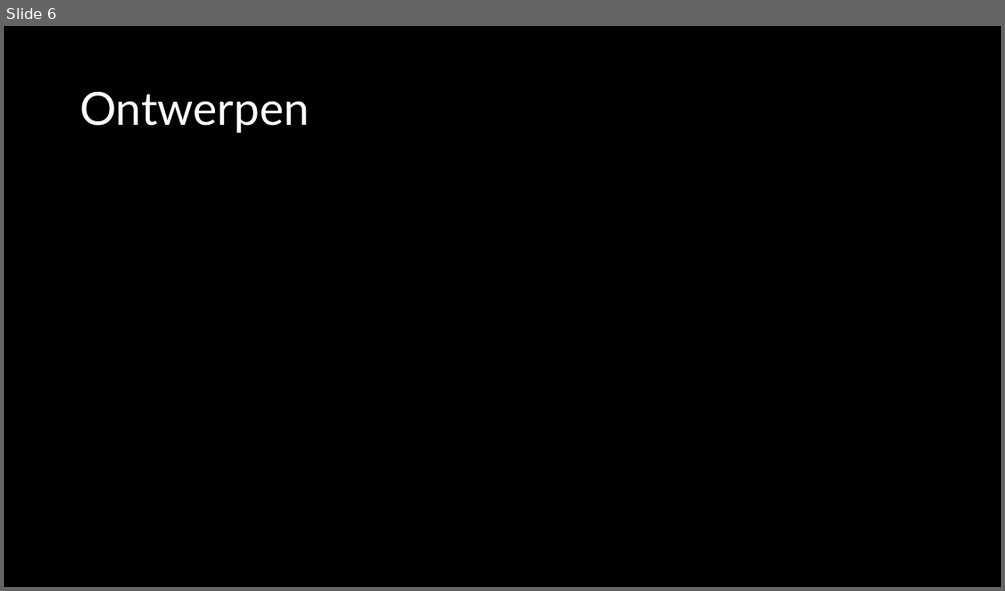
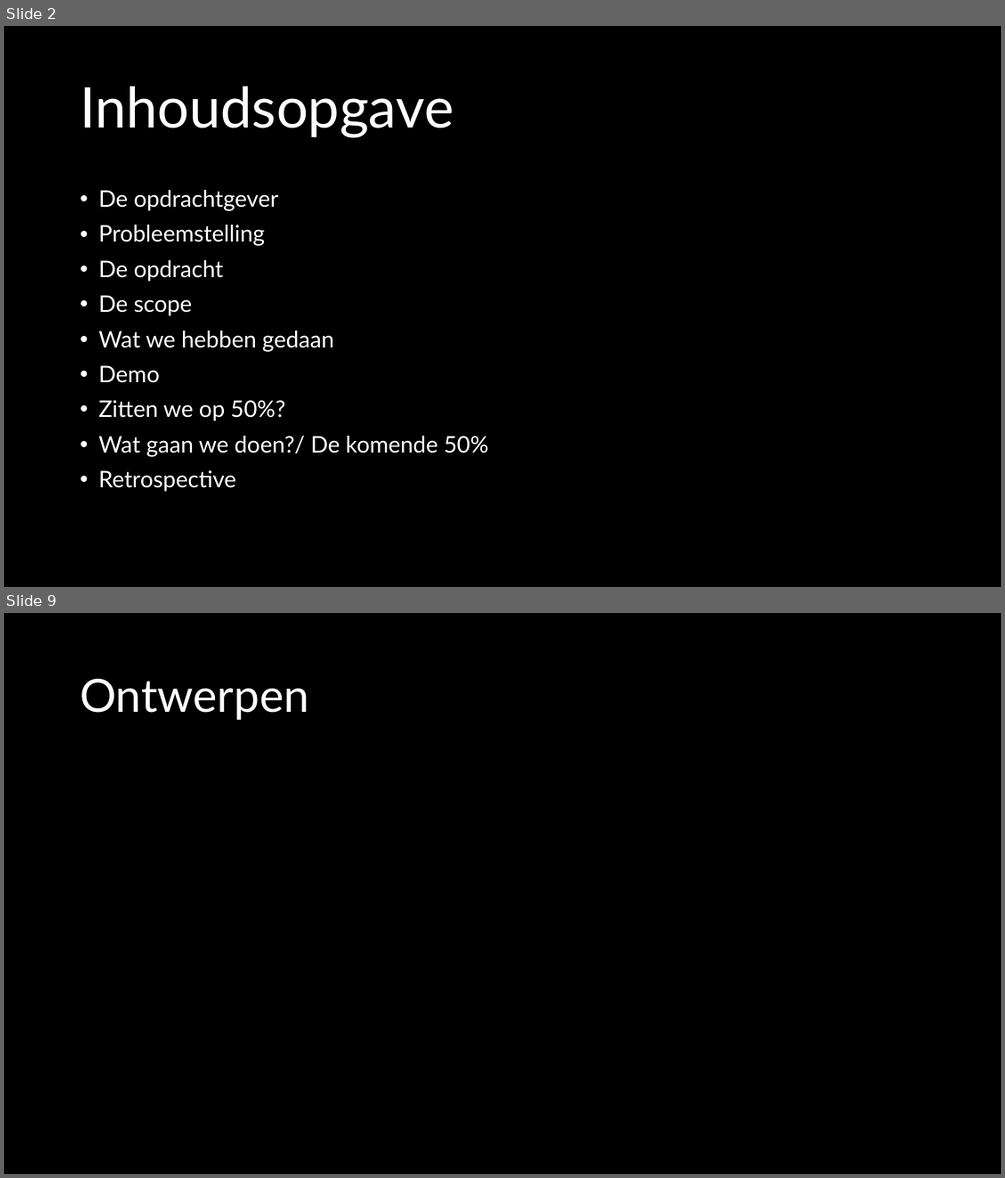
Before and after one commit to TomHeij/Project5-6, a slide deck: Opleverset_Project_5-6/Manage_&_Control/50% Presentatie.pptx. Shown one above the other, each under a label of ours: slide 6 before the commit, slides 2 and 9 after it; the slides between them are not shown. The pictures are 1005x591 and 1005x1178 pixels, drawn with LibreOffice and Linux fonts; fonts in the diff are those of the drawing. Boxes give left, top, right and bottom in pixels: in the first picture for what was removed or moved away, otherwise in the second. Text is boxed around its words. In the diff, an @@ line names an element or a change of style, - is before the commit and + after.

```diff
--- a/Opleverset_Project_5-6/Manage_&_Control/50% Presentatie.pptx
+++ b/Opleverset_Project_5-6/Manage_&_Control/50% Presentatie.pptx
@@ slide 2 added at (x1=4, y1=26, x2=1001, y2=587), background #000000 @@
@@ title added at (x1=80, y1=86, x2=453, y2=138), 54 pt, text #FFFFFF @@
+Inhoudsopgave
@@ text added at (x1=98, y1=190, x2=488, y2=491), 22 pt, text #FFFFFF @@
+• De opdrachtgever
+• Probleemstelling
+• De opdracht
+• De scope
+• Wat we hebben gedaan
+• Demo
+• Zitten we op 50%?
+• Wat gaan we doen?/ De komende 50%
+• Retrospective
@@ what was slide 6 is now slide 9 @@
```
Also in this commit, not shown: 2 slides changed, 7 other slides added, 4 slides removed, 1 other file.
